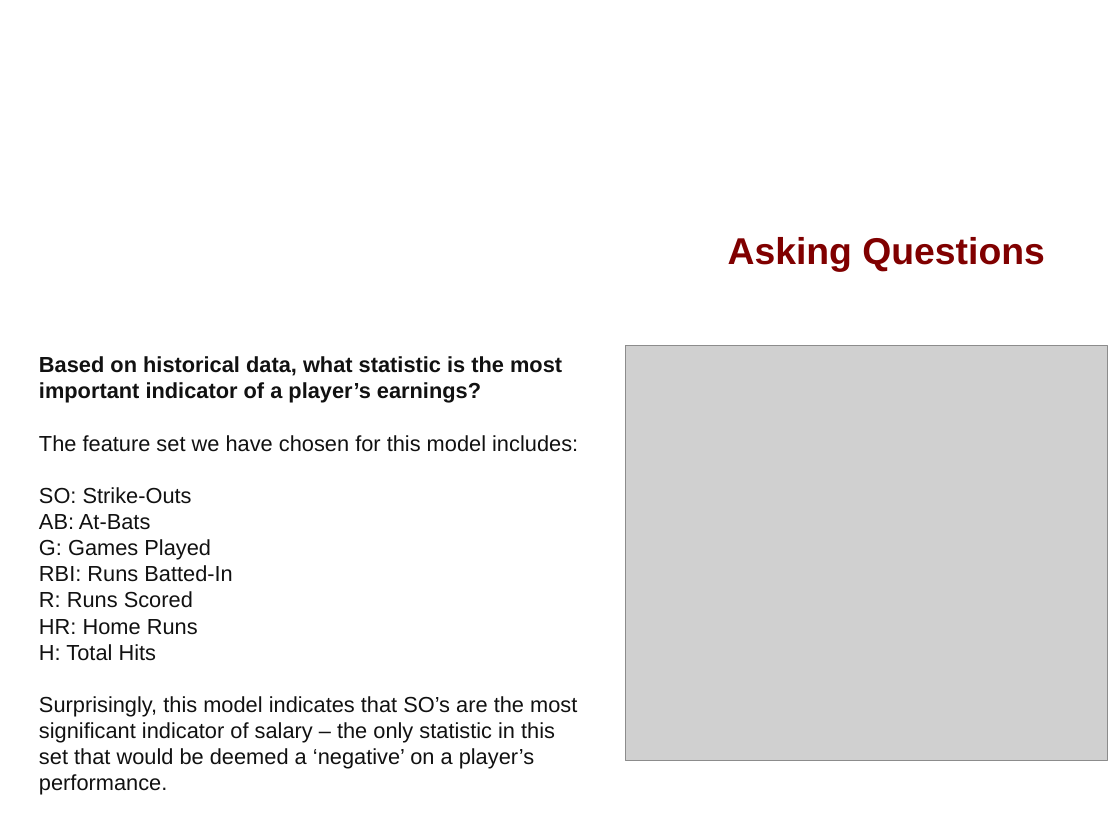
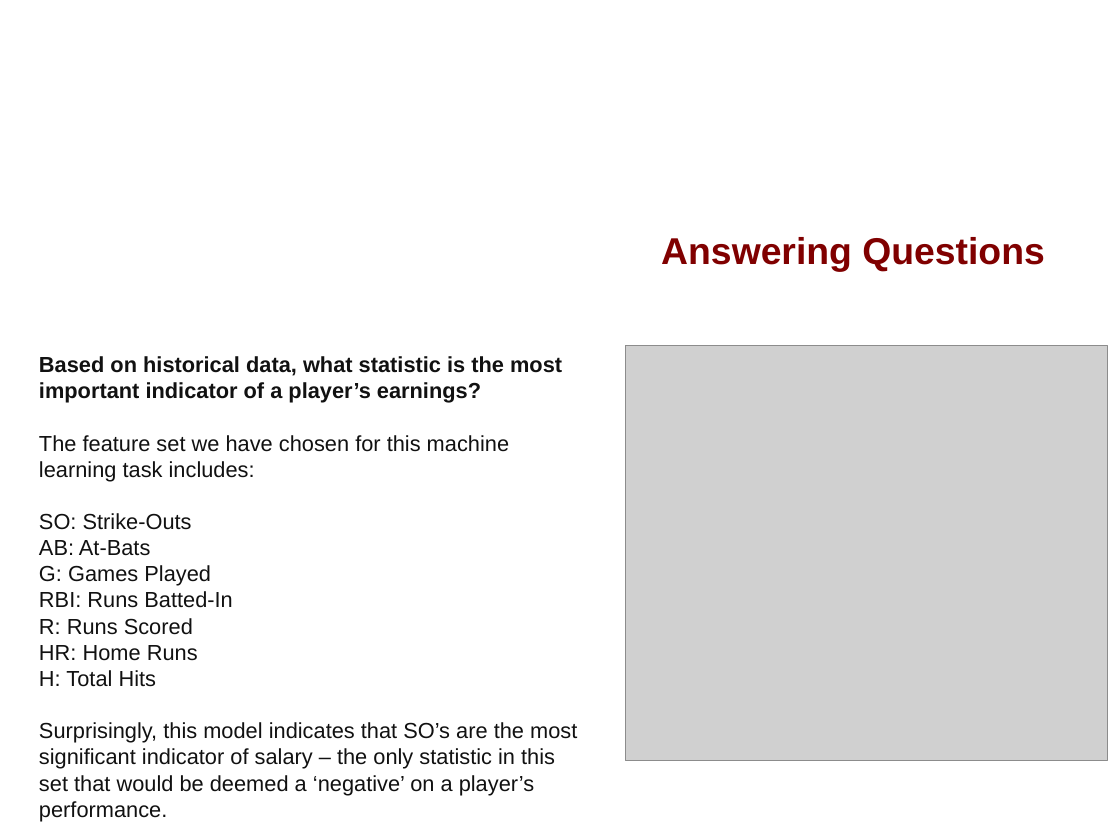
Before and after one commit to davidfashbinder/final_project, a slide deck: slide 11 of Final Presentation.pptx (slide 10 before the commit). Drawn at 1120x840 pixels with LibreOffice and Linux fonts; fonts in the diff are those of the drawing; grey boxes stand for pictures; background and template pictures are left out. Boxes give left, top, right and bottom in pixels: in the first picture for what was removed or moved away, otherwise in the second. Text is boxed around its words. In the diff, an @@ line names an element or a change of style, - is before the commit and + after.

Commit message:
updating presentation

```diff
--- a/Final Presentation.pptx
+++ b/Final Presentation.pptx
@@ title at (x1=661, y1=237, x2=1044, y2=272): text changed @@
-Asking Questions
+Answering Questions
@@ text at (x1=39, y1=435, x2=509, y2=482): text changed @@
-The feature set we have chosen for this model includes:
+The feature set we have chosen for this machine learning task includes:
```
Also in this commit, not shown: 2 other slides changed, 2 slides added, 1 slide removed.
